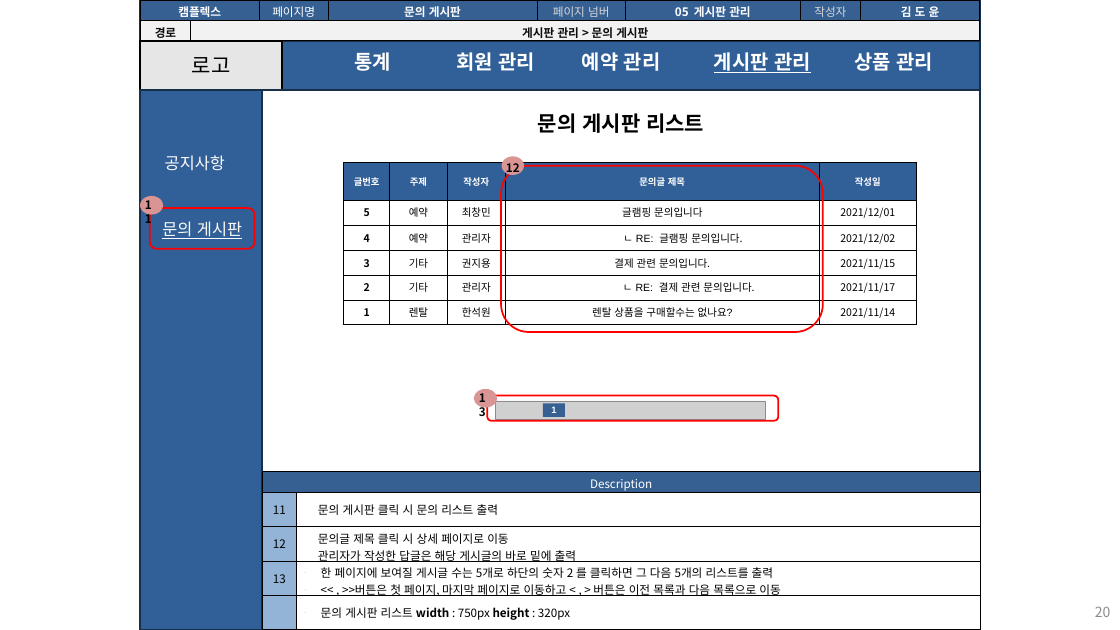
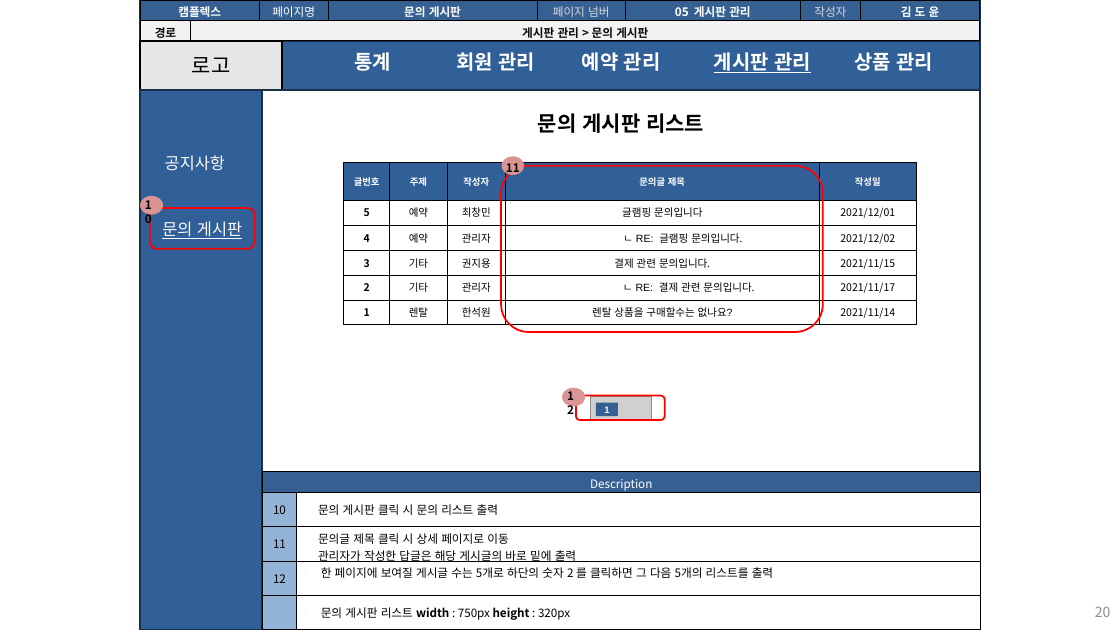
Before and after one commit to seoulsudal/CamFlexProject, a slide deck: slide 20 of 프로젝트 산출물/9. 스토리보드/캠플렉스 관리자_스토리보드.pptx. Drawn at 1120x630 pixels with LibreOffice and Linux fonts; fonts in the diff are those of the drawing; grey boxes stand for pictures. Boxes give left, top, right and bottom in pixels: in the first picture for what was removed or moved away, otherwise in the second. Text is boxed around its words. In the diff, an @@ line names an element or a change of style, - is before the commit and + after.

Commit message:
관리자 메인페이지 수정완료, 요구사항 스토리보드 수정중..

```diff
--- a/프로젝트 산출물/9. 스토리보드/캠플렉스 관리자_스토리보드.pptx
+++ b/프로젝트 산출물/9. 스토리보드/캠플렉스 관리자_스토리보드.pptx
@@ text at (506, 163, 520, 176): text changed @@
-12
+11
@@ text at (840, 233, 895, 244): text changed @@
-13
+12
@@ ellipse: place and size @@
-ellipse at (474, 389, 497, 408)
+ellipse at (562, 388, 585, 407)
@@ rounded rectangle: place and size @@
-rounded rectangle at (487, 396, 778, 421)
+rounded rectangle at (576, 396, 665, 420)
@@ picture: place and size @@
-picture at (495, 401, 765, 419)
+picture at (591, 397, 651, 420)
@@ rectangle "1": place and size @@
-rectangle "1" at (543, 403, 565, 417)
+rectangle "1" at (596, 402, 618, 416)
@@ table at (262, 472, 981, 630) @@
-row 2, column 1: 11
+row 2, column 1: 10
-row 3, column 1: 12
+row 3, column 1: 11
-row 4, column 1: 13
+row 4, column 1: 12
-row 4, column 2: 한 페이지에 보여질 게시글 수는 5개로 하단의 숫자 2 를 클릭하면 그 다음 5개의 리스트를 출력 / << , >>버튼은 첫 페이지, 마지막 페이지로 이동하고 < , > 버튼은 이전 목록과 다음 목록으로 이동
+row 4, column 2: 한 페이지에 보여질 게시글 수는 5개로 하단의 숫자 2 를 클릭하면 그 다음 5개의 리스트를 출력
@@ text at (273, 505, 286, 514): text changed @@
-11
+10
```
Also in this commit, not shown: 13 other slides changed, 11 other files.
